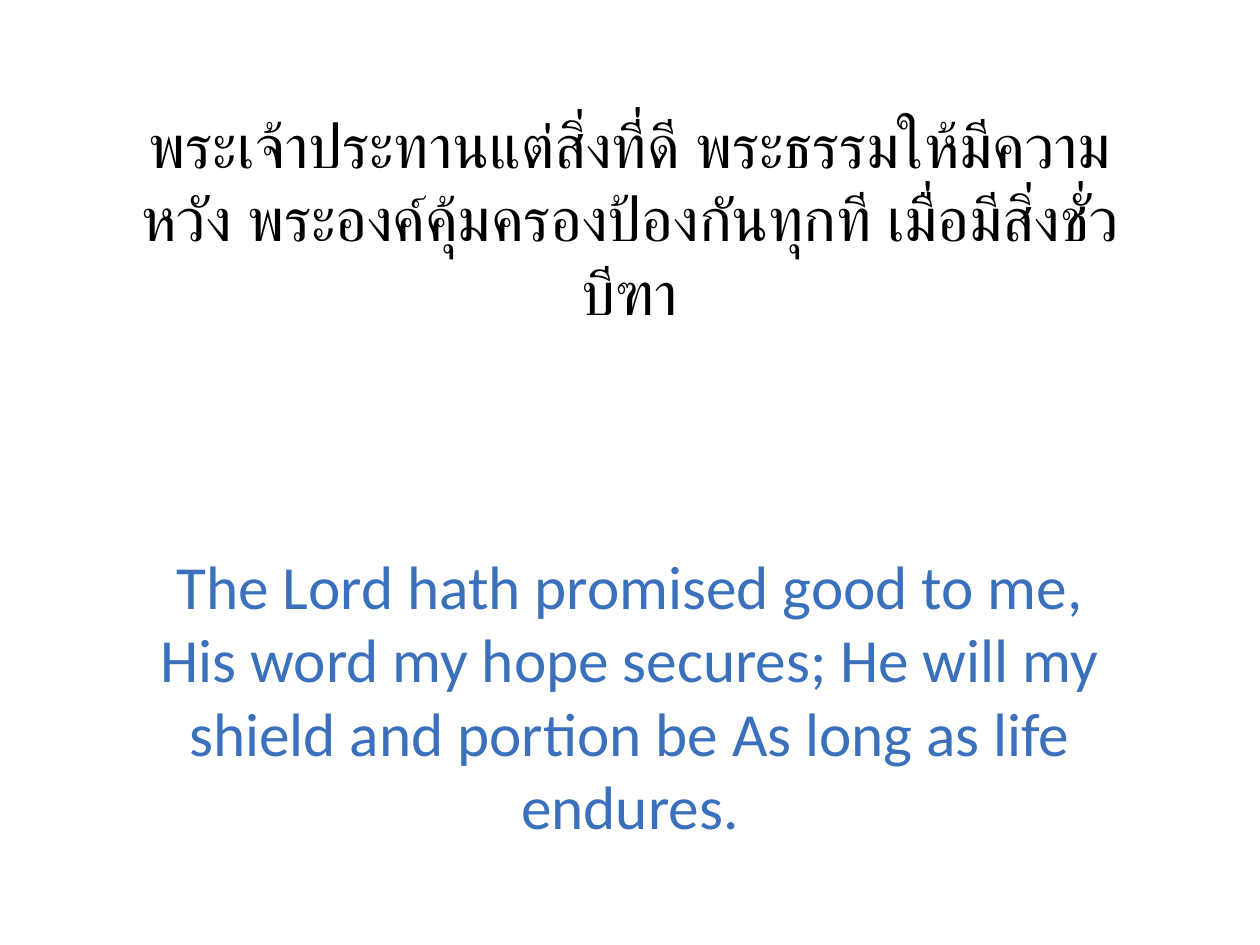
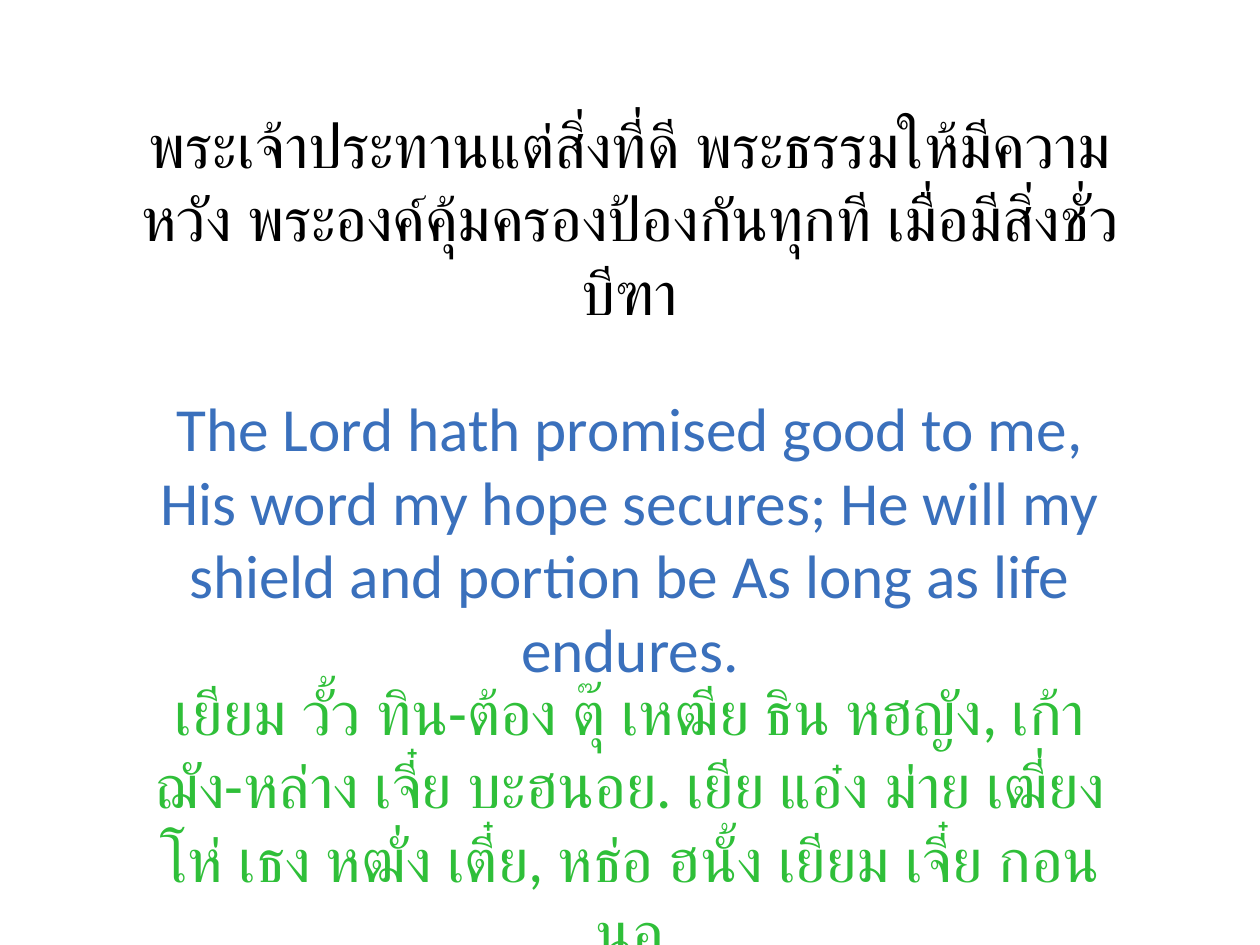
Before and after one commit to mightmay/songpptcreator, a slide deck: slide 5 of finishedppt/WorshipSongs.pptx. Drawn at 1260x945 pixels with LibreOffice and Linux fonts; fonts in the diff are those of the drawing. Boxes give left, top, right and bottom in pixels: in the first picture for what was removed or moved away, otherwise in the second. Text is boxed around its words. In the diff, an @@ line names an element or a change of style, - is before the commit and + after.

```diff
--- a/finishedppt/WorshipSongs.pptx
+++ b/finishedppt/WorshipSongs.pptx
@@ text "The Lord hath promised good ..." rewrapped from (x1=160, y1=566, x2=1099, y2=830) to (x1=160, y1=408, x2=1099, y2=609) @@
@@ text added at (x1=155, y1=687, x2=1104, y2=890), 35 pt, text #2FBF39 @@
+เยียม วั้ว ทิน-ต้อง ตุ๊ เหฒีย ธิน หฮญัง, เก้า ฌัง-หล่าง เจี๋ย บะฮนอย. เยีย แอ๋ง ม่าย เฒี่ยง โห่ เธง หฒั่ง เตี๋ย, หธ่อ ฮนั้ง เยียม เจี๋ย กอน นอ
```
Also in this commit, not shown: 10 other slides changed, 2 other files.
